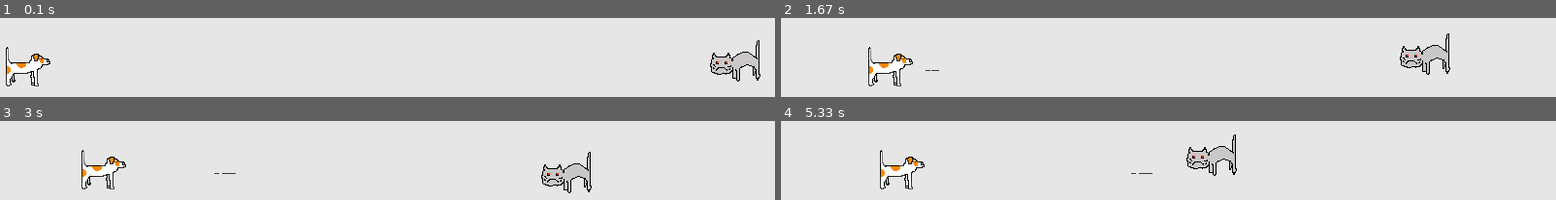
Above: before the commit, frames 1-4 (two rows, left to right).
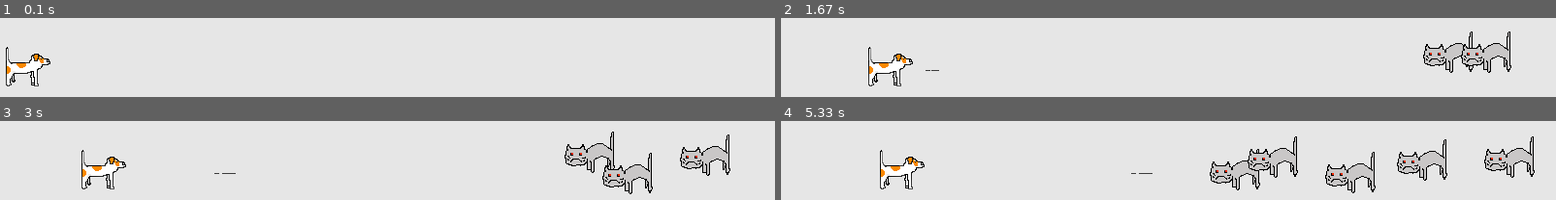
Above: after the commit, the same moments.

Repository: spurioushound/Teddy-Origins
Game: pygame game, started from alien_invasion.py
The game is run twice, just before and just after one commit, with the same random seed, the same clock (stepped at 60 frames per second) and the same inputs.
Inputs:
- Up to frame 1 (0.1 s): no input
- Up to frame 2 (1.67 s): hold B 0.33-0.8 s; hold Right 0.33-0.8 s; hold Right 0.83-1.3 s; tap F at 0.9, 1.2, 1.4 s; tap B at 0.98 s; hold Up 1.33-1.63 s
- Up to frame 3 (3 s): hold Right 1.67-2.13 s; tap F at 1.73, 2.03, 2.23, 2.53, 2.8 s; hold Left 2.17-2.7 s; tap B at 2.32 s; hold Down from 2.73 s (still down)
- Up to frame 4 (5.33 s): release Down at 3.03 s; tap Space at 3.07 s; hold Left 3.4-3.8 s; tap F at 3.47, 3.77, 3.9, 4.3, 4.6, 4.97 s; tap B at 3.55, 5.05 s; hold Up 3.83-4.2 s; hold Right 4.23-4.87 s; hold Down 4.9-5.27 s; hold Left from 5.3 s (still down)

The runs differ from the first frame. In frame 1, 1.6% of the frame differs, in the area x 91-99%, y 28-81%; in frame 2, 3.4%; in frame 3, 6.1%; in frame 4, 9.0%, in the area x 52-98%, y 17-92%.

Commit message:
Updated Game, Cats now come on command b, this should be updated to randomly generate them. Barks now kill the cats. I need to reset the game based on lives, page 285 in the book

Diff:
--- a/Ship.py
+++ b/Ship.py
@@ -75,22 +75,12 @@
             else:
                 self.falling=False
 
-       # if ship.falling and
-
-    #            def do_jumping(player):
-#	global jump_height
-#
-#	if player.jumping:
-#		player.jump_offset += 1
-#		if player.jump_offset >= jump_height:
-#			player.jumping = False
-#	elif player.jump_offset > 0 and player.jumping == False:
-#		player.jump_offset -= 1
+        self.rect.centerx=self.center
+        self.rect.bottom=self.vert
 
 
 
-        self.rect.centerx=self.center
-        self.rect.bottom=self.vert
+
 
     def walk(self):
         if self.rect.centerx % 10 == 0:
--- a/alien_invasion.py
+++ b/alien_invasion.py
@@ -11,7 +11,7 @@
 from Ship import Ship
 import game_functions as gf
 from pygame.sprite import Group
-from cat import Cat
+
 
 
 
@@ -29,22 +29,28 @@
     #set Ship settings
 
     ship=Ship(ai_settings,screen)
+    #cat=Cat(ai_settings,screen)
+
 
     #Set Attack method
     bullets=Group()
 
 
-    cat=Cat(ai_settings,screen)
 
+    Cats=Group()
 
 
     while True:
 
-        gf.check_events(ai_settings,screen,ship,bullets)
+        gf.check_events(ai_settings,screen,ship,bullets,Cats)
+
         ship.update()
-        gf.update_bullets(bullets,ai_settings)
-        cat.cat_move()
-        gf.update_screen(ai_settings,screen,ship,bullets,cat)
+
+        gf.update_bullets(bullets,ai_settings,Cats)
+
+        gf.update_cat(ship,Cats)
+
+        gf.update_screen(ai_settings,screen,ship,bullets,Cats)
 
 
 
--- a/cat.py
+++ b/cat.py
@@ -13,6 +13,7 @@
 class Cat(Sprite):
     def __init__(self,ai_settings,screen):
         super(Cat,self).__init__()
+
         self.screen=screen
         self.screen_rect=screen.get_rect()
         self.ai_settings=ai_settings
@@ -35,10 +36,9 @@
         self.est=0
 
 
-        ###Stoped here
-    def cat_move(self):
-        #Move him to the left
-        self.rect.right-=1
+        #Lets move this cat
+
+    #def move(self):
 
 #        #Trying to Jump
 #        if self.jump_value == 0:
@@ -48,6 +48,10 @@
 #            self.jumping=True
 #
 #        print(self.est)
+
+
+
+    def update(self):
 
         if self.jumping:
             if self.jump_value<self.jump_height:
@@ -65,7 +69,8 @@
                 self.falling=False
                 self.jumping=True
 
-
+        #Move him to the left
+        self.rect.right-=1
         self.rect.bottom=self.vert
 
 
--- a/game_functions.py
+++ b/game_functions.py
@@ -9,21 +9,20 @@
 import sys
 import pygame
 from bullet import Bullet
-import random as rand
 from cat import Cat
 
 
 
 
 
-def check_events(ai_settings,screen,ship,bullets):
+def check_events(ai_settings,screen,ship,bullets,Cats):
     for event in pygame.event.get():
             if event.type==pygame.QUIT:
                 sys.exit()
 
 
             elif event.type==pygame.KEYDOWN:
-                check_keydown_events(event, ai_settings, screen, ship, bullets)
+                check_keydown_events(event, ai_settings, screen, ship, bullets,Cats)
 
             elif event.type==pygame.KEYUP:
                 check_keyup_events(event,ship)
@@ -33,7 +32,7 @@
 #
 
 
-def check_keydown_events(event, ai_settings, screen, ship, bullets):
+def check_keydown_events(event, ai_settings, screen, ship, bullets,Cats):
     if event.key==pygame.K_RIGHT:
         ship.moving_right=True
     elif event.key==pygame.K_LEFT:
@@ -49,8 +48,16 @@
     elif event.key==pygame.K_f:
         fire_bullet(ai_settings,screen,ship,bullets)
 
+    elif event.key==pygame.K_b:
+        create_cat(ai_settings,screen,Cats)
+
+
     elif event.key==pygame.K_q:
         sys.exit()
+
+
+
+
 
 
 def fire_bullet(ai_settings,screen,ship,bullets):
@@ -64,10 +71,10 @@
 #    return(x)
 
 #
-#def create_cat(ai_settings,screen,cats):
-#    new_cat=Cat(ai_settings,screen)
-#    cats.add(new_cat)
-#
+def create_cat(ai_settings,screen,Cats):
+    new_cat_animal=Cat(ai_settings,screen)
+    Cats.add(new_cat_animal)
+
 
 
 
@@ -92,22 +99,35 @@
 
 
 
-def update_screen(ai_settings,screen,ship,bullets,cat):
+def update_screen(ai_settings,screen,ship,bullets,Cats):
     screen.fill(ai_settings.bg_color)
+
     for bullet in bullets.sprites():
         bullet.draw_bullet()
+
+    for cat in Cats.sprites():
+        cat.blitme()
+
     ship.blitme()
-    cat.blitme()
+    #cat.blitme()
+
     pygame.display.flip()
 
 
 
+def update_cat(ship,Cats):
+    Cats.update()
 
 
+    if pygame.sprite.spritecollideany(ship,Cats):
+        print("Dog Down!")
 
-def update_bullets(bullets,ai_settings):
+
+def update_bullets(bullets,ai_settings,Cats):
     bullets.update()
 
     for bullet in bullets.copy():
         if bullet.rect.right >= ai_settings.screen_width:
             bullets.remove(bullet)
+
+    collisions=pygame.sprite.groupcollide(bullets,Cats,True,True)
